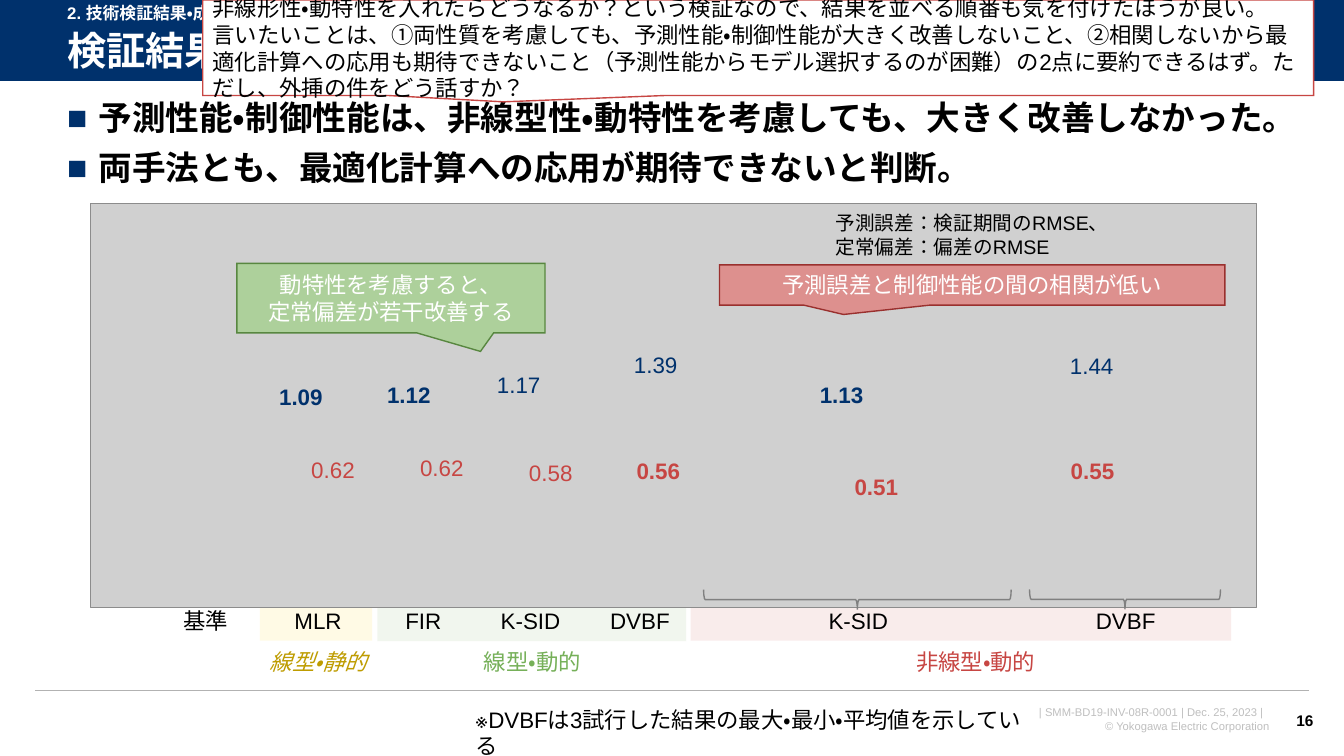
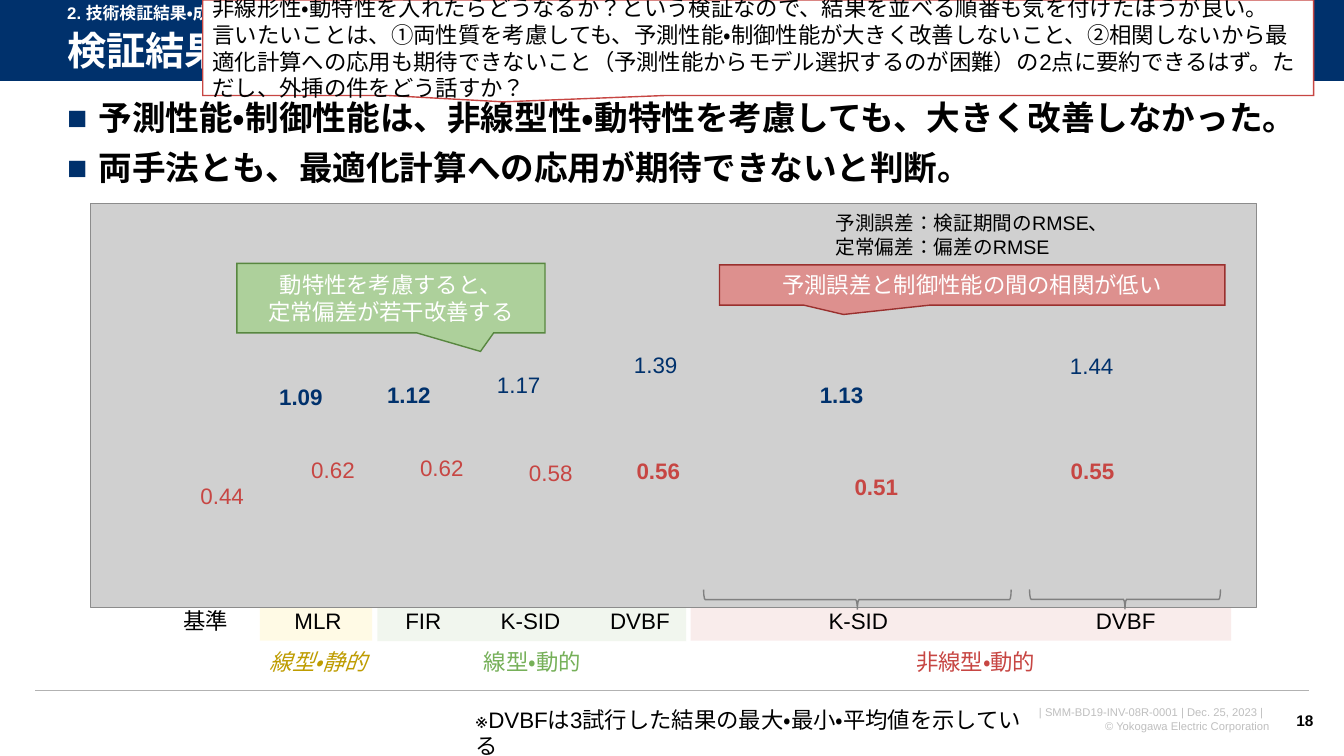
Before and after one commit to watarukumagai-git/opt, a slide deck: slide 18 of SoS/20231211_連携最適_LR2資料_kuma.pptx (slide 16 before the commit). Drawn at 1344x756 pixels with LibreOffice and Linux fonts; fonts in the diff are those of the drawing; grey boxes stand for pictures; background and template pictures are left out. Boxes give left, top, right and bottom in pixels: in the first picture for what was removed or moved away, otherwise in the second. Text is boxed around its words. In the diff, an @@ line names an element or a change of style, - is before the commit and + after.

```diff
--- a/SoS/20231211_連携最適_LR2資料_kuma.pptx
+++ b/SoS/20231211_連携最適_LR2資料_kuma.pptx
@@ text added at box(200, 488, 243, 504), 16 pt, text #C74643 @@
+0.44
```
Also in this commit, not shown: 15 other slides changed, 2 slides added.
